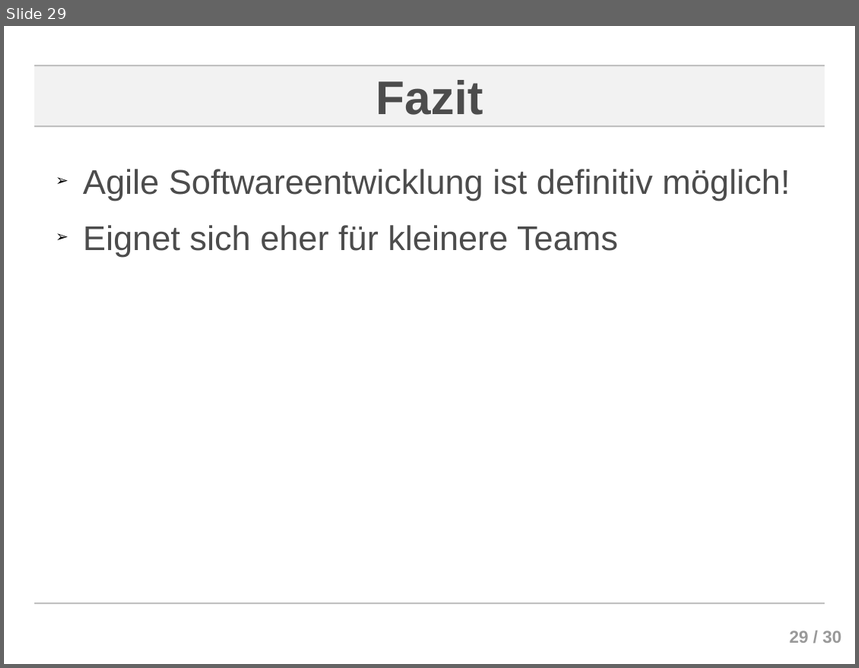
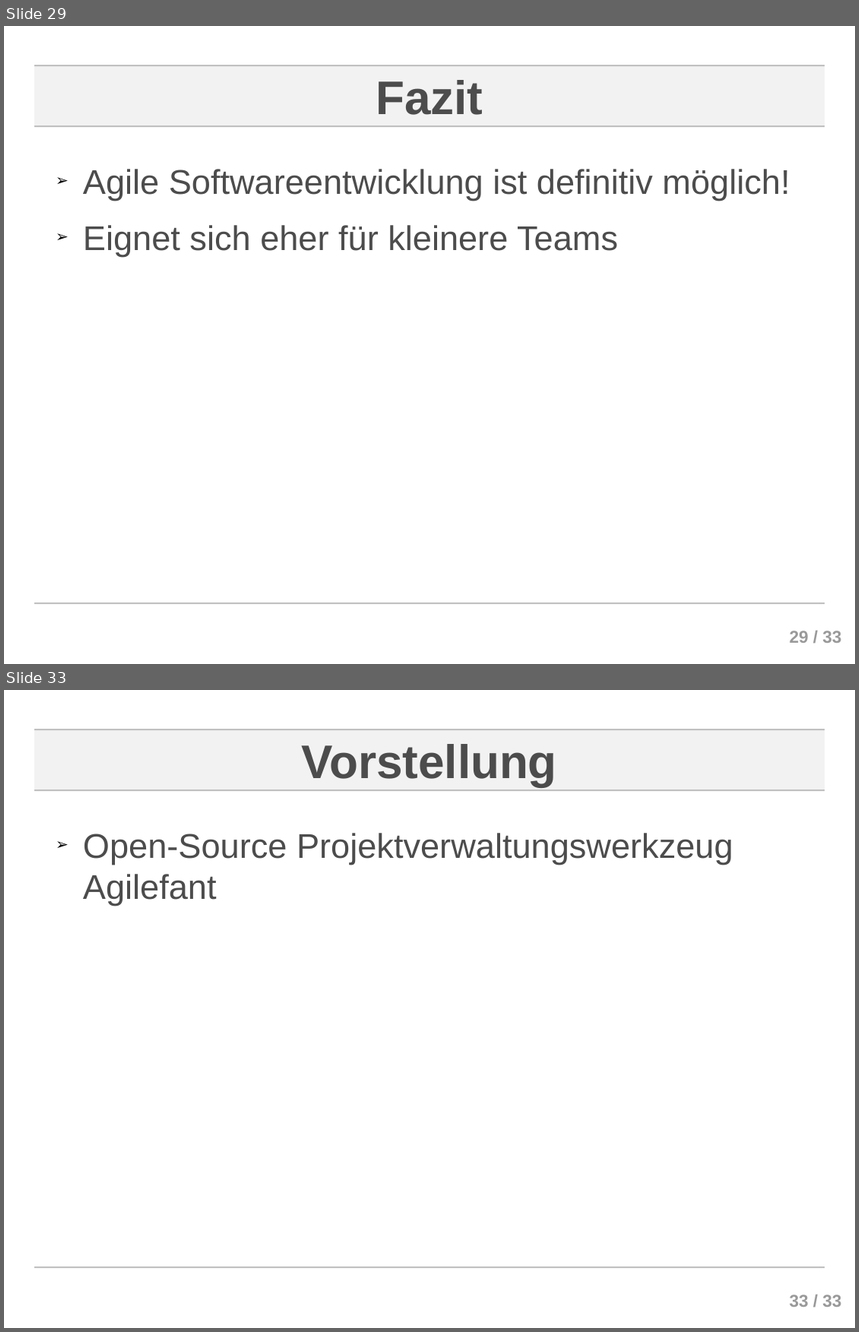
Before and after one commit to ChornHulio/sweSeminar, a slide deck: presentation/Agile Softwareentwicklung.odp. Shown one above the other, each under a label of ours: slide 29 before the commit, slides 29 and 33 after it; the slides between them are not shown. The pictures are 859x668 and 859x1332 pixels, drawn with LibreOffice and Linux fonts; fonts in the diff are those of the drawing; background and template pictures are left out. Boxes give left, top, right and bottom in pixels: in the first picture for what was removed or moved away, otherwise in the second. Text is boxed around its words. In the diff, an @@ line names an element or a change of style, - is before the commit and + after.

```diff
--- a/presentation/Agile Softwareentwicklung.odp
+++ b/presentation/Agile Softwareentwicklung.odp
@@ slide 33 added at <box>4,690,855,1328</box>, background #FFFFFF; not listed: 5 template elements that a slide beside it also shows @@
@@ title added at <box>301,744,557,787</box>, 44 pt, text #4C4C4C, bold @@
+Vorstellung
@@ text added at <box>83,833,734,906</box>, 32 pt, text #4C4C4C @@
+➢ Open-Source Projektverwaltungswerkzeug Agilefant
@@ page number at <box>790,631,842,643</box>: text changed @@
-29 / 30
+29 / 33
```
Also in this commit, not shown: 1 slide changed, 2 other slides added.
